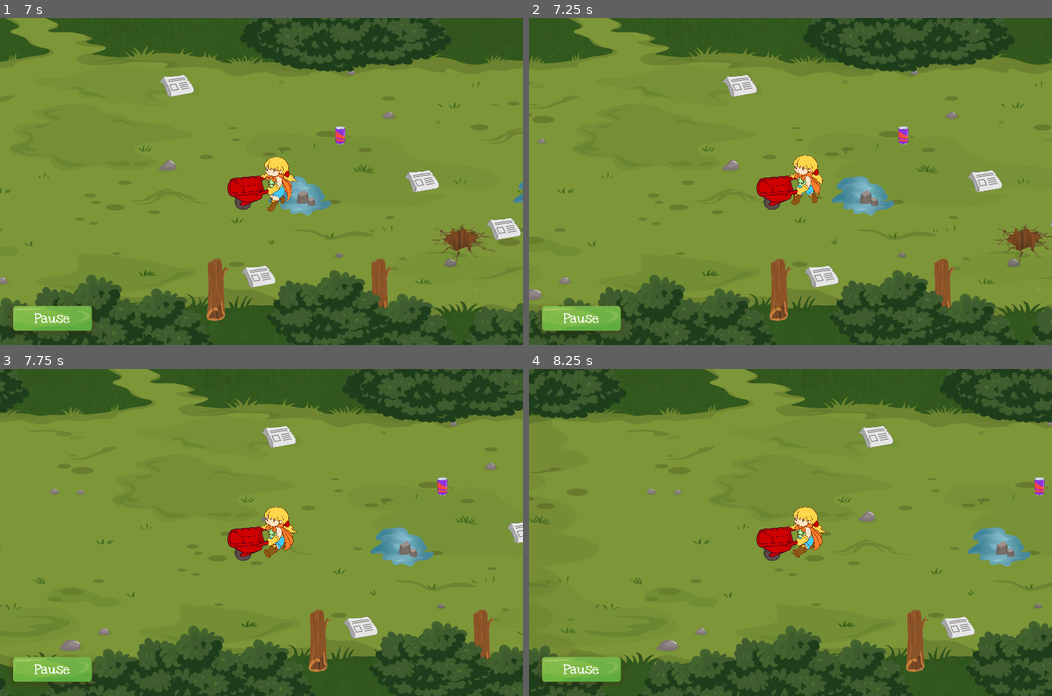
Above: before the commit, frames 1-4 (two rows, left to right).
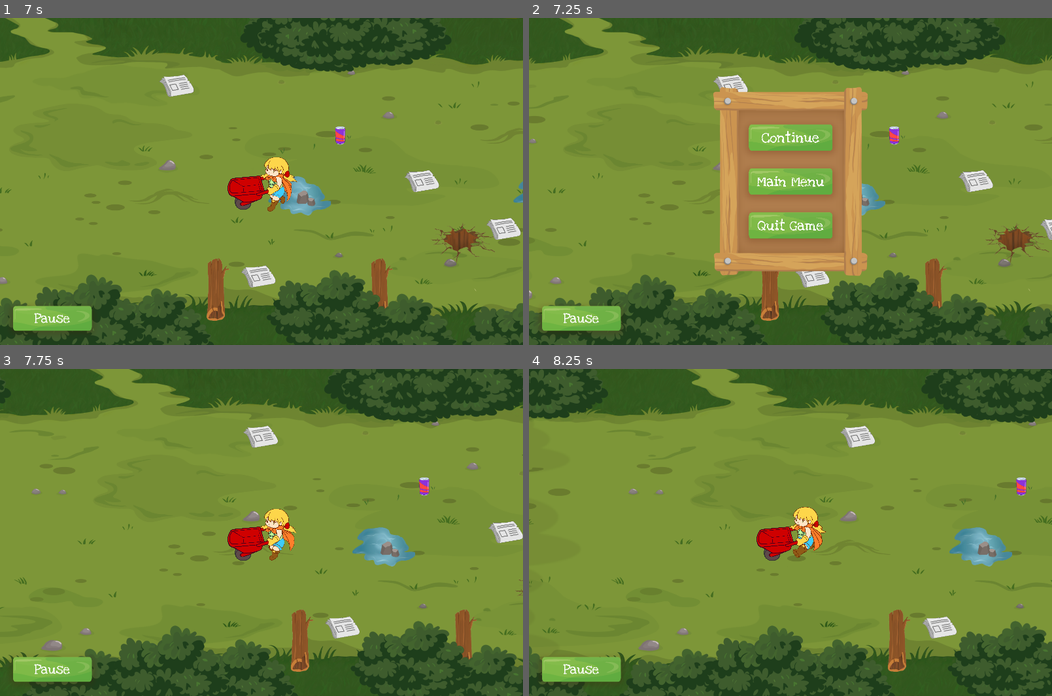
Above: after the commit, the same moments.

Repository: siconline/EcoChampion_Godot
Game: Godot game, scene res://Main.tscn
The game is run twice, just before and just after one commit, with the same random seed, the same clock (stepped at 60 frames per second) and the same inputs.
Inputs (mouse positions are in pixels of both pictures, inside the frame that each line leads up to):
- Up to frame 1 (7 s): click "Score" at 0.5 s; click "Level Menu" at 1.25 s; click "Garbage Patrol" at 2 s; click "Germany" at 2.75 s; tap Enter (ui_accept) at 3.5, 3.77, 4.52, 6.02, 6.77 s; hold Right (ui_right) 3.53-4.28 s; hold Down (ui_down) 4.28-5.03 s; hold Right (ui_right) 5.03-5.78 s; hold Up (ui_up) 5.78-6.53 s; hold Left (ui_left) from 6.53 s (still down)
- Up to frame 2 (7.25 s): keep holding Left (ui_left); tap Escape (ui_cancel) at 7.15 s
- Up to frame 3 (7.75 s): release Left (ui_left) at 7.25 s; click (261, 489) at 7.25 s, where only the run after the commit has a clickable "Continue"
- Up to frame 4 (8.25 s): hold Left (ui_left) from 8.03 s (still down)

Frame 1 is identical in both runs. In frame 2, 27% of the frame differs, in the area x 0-100%, y 0-100%; in frame 3, 17%; in frame 4, 16%.

Commit message:
added funktion pause on esc button

Diff:
--- a/MiniGame01/MiniGame01.tscn
+++ b/MiniGame01/MiniGame01.tscn
@@ -48,7 +48,7 @@
 custom_solver_bias = 0.0
 extents = Vector2( 78.0835, 167.739 )
 
-[node name="MiniGame01" type="Node2D"]
+[node name="MiniGame01" type="Node2D" index="0"]
 
 script = ExtResource( 1 )
 _sections_unfolded = [ "Pause" ]
@@ -918,7 +918,6 @@
 
 [node name="Player" parent="." index="3" instance=ExtResource( 12 )]
 
-editor/display_folded = true
 position = Vector2( -300, 0 )
 z_index = -1
 _sections_unfolded = [ "Transform", "Z Index" ]
@@ -961,6 +960,7 @@
 
 [node name="Facilities" type="Node2D" parent="." index="4"]
 
+editor/display_folded = true
 script = ExtResource( 14 )
 
 [node name="Plastic" type="StaticBody2D" parent="Facilities" index="0"]
--- a/MiniGame01/Player/Player.gd
+++ b/MiniGame01/Player/Player.gd
@@ -17,6 +17,7 @@
 onready var pickUp5 = $PickUps/PickUp5
 onready var pickUp6 = $PickUps/PickUp6
 onready var animPlayer = $AnimationPlayer
+onready var hud = $Node2D/Hud
 
 # pickUp positions
 var posPickUps = 20
@@ -96,6 +97,9 @@
 		if sprite.flip_h == false:
 			# reset the position Pickups on barrow
 			posPickUps = -20
+	elif Input.is_action_just_pressed("ui_cancel"):
+		hud.pausemenu.visible = true
+		get_tree().set_pause(true)
 
 	var collision_info = move_and_collide(movement * delta)
 
